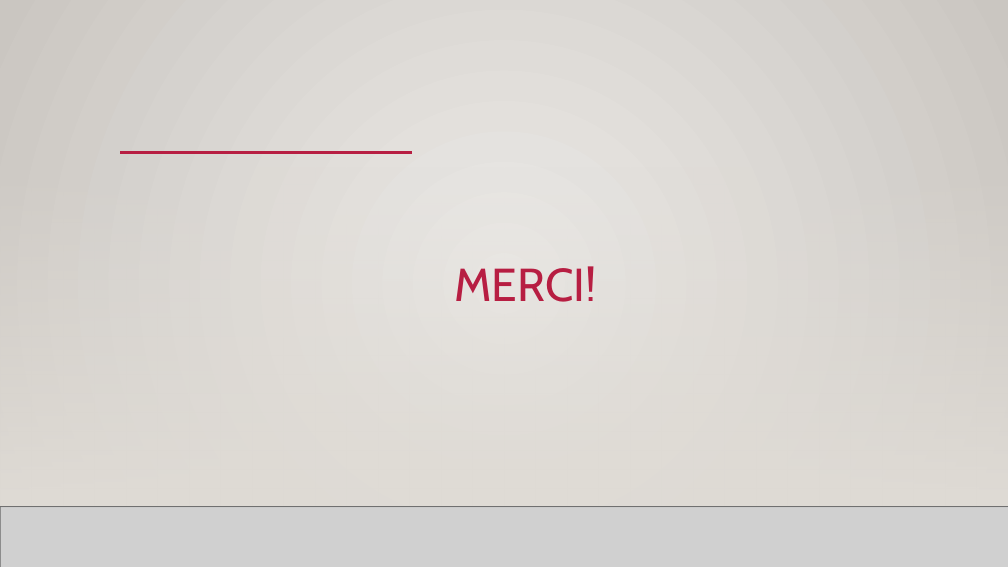
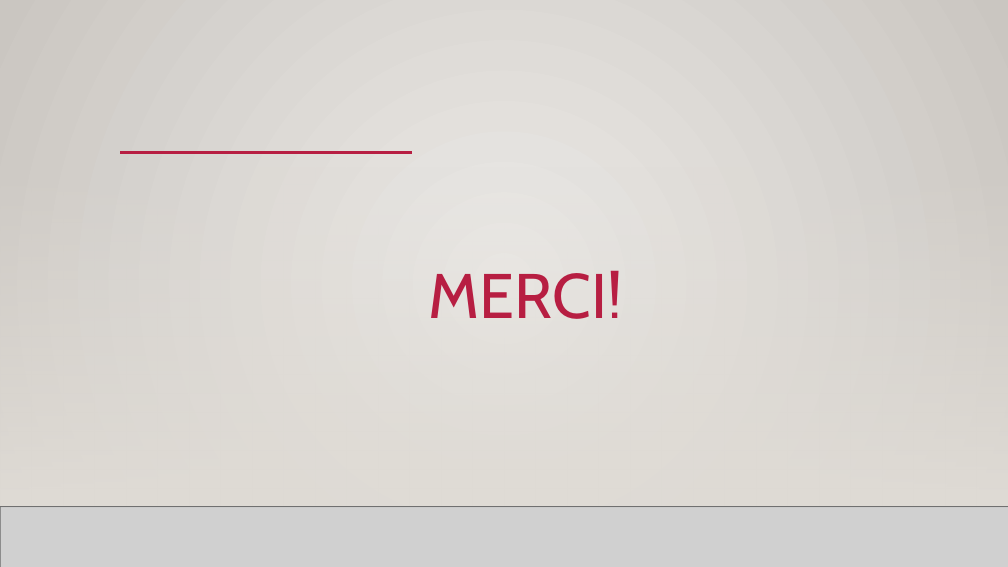
Before and after one commit to SEG2105-uottawa/seg2505-projet-equipe-a19-18, a slide deck: slide 6 of SEG 2505 Presentation.pptx. Drawn at 1008x567 pixels with LibreOffice and Linux fonts; fonts in the diff are those of the drawing; grey boxes stand for pictures; background and template pictures are left out. Boxes give left, top, right and bottom in pixels: in the first picture for what was removed or moved away, otherwise in the second. Text is boxed around its words. In the diff, an @@ line names an element or a change of style, - is before the commit and + after.

```diff
--- a/SEG 2505 Presentation.pptx
+++ b/SEG 2505 Presentation.pptx
@@ text "MERCI!" at <box>429,270,623,319</box>: size 44 to 60 pt @@
```
Also in this commit, not shown: 4 other slides changed, 1 other file.
